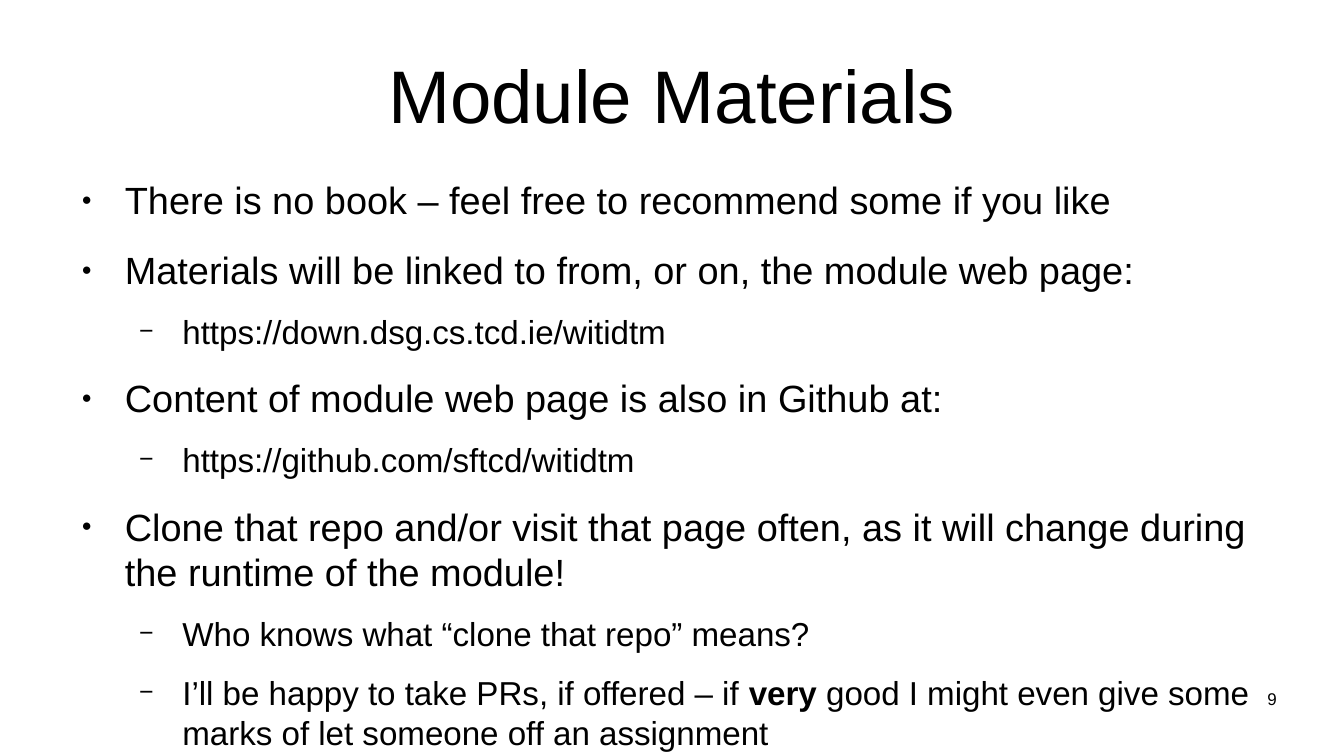
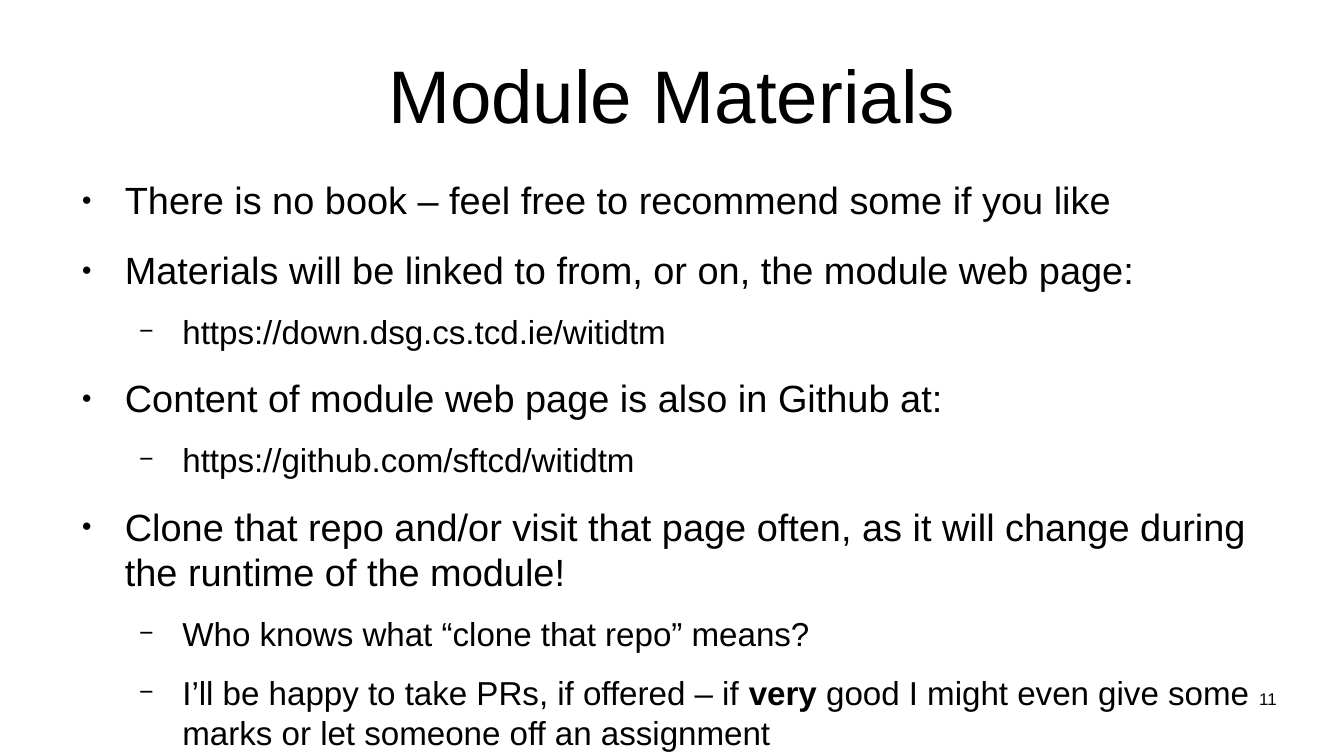
Before and after one commit to sftcd/witidtm, a slide deck: slide 11 of lectures/100-intro.odp (slide 9 before the commit). Drawn at 1344x756 pixels with LibreOffice and Linux fonts; fonts in the diff are those of the drawing. Boxes give left, top, right and bottom in pixels: in the first picture for what was removed or moved away, otherwise in the second. Text is boxed around its words. In the diff, an @@ line names an element or a change of style, - is before the commit and + after.

```diff
--- a/lectures/100-intro.odp
+++ b/lectures/100-intro.odp
@@ text at [182,681,1249,751]: text changed @@
-  − I’ll be happy to take PRs, if offered – if very good I might even give some marks of let someone off an assignment
+  − I’ll be happy to take PRs, if offered – if very good I might even give some marks or let someone off an assignment
@@ page number at [1259,693,1277,705]: text changed @@
-9
+11
```
Also in this commit, not shown: 8 other slides changed, 8 slides added, 1 other file.
